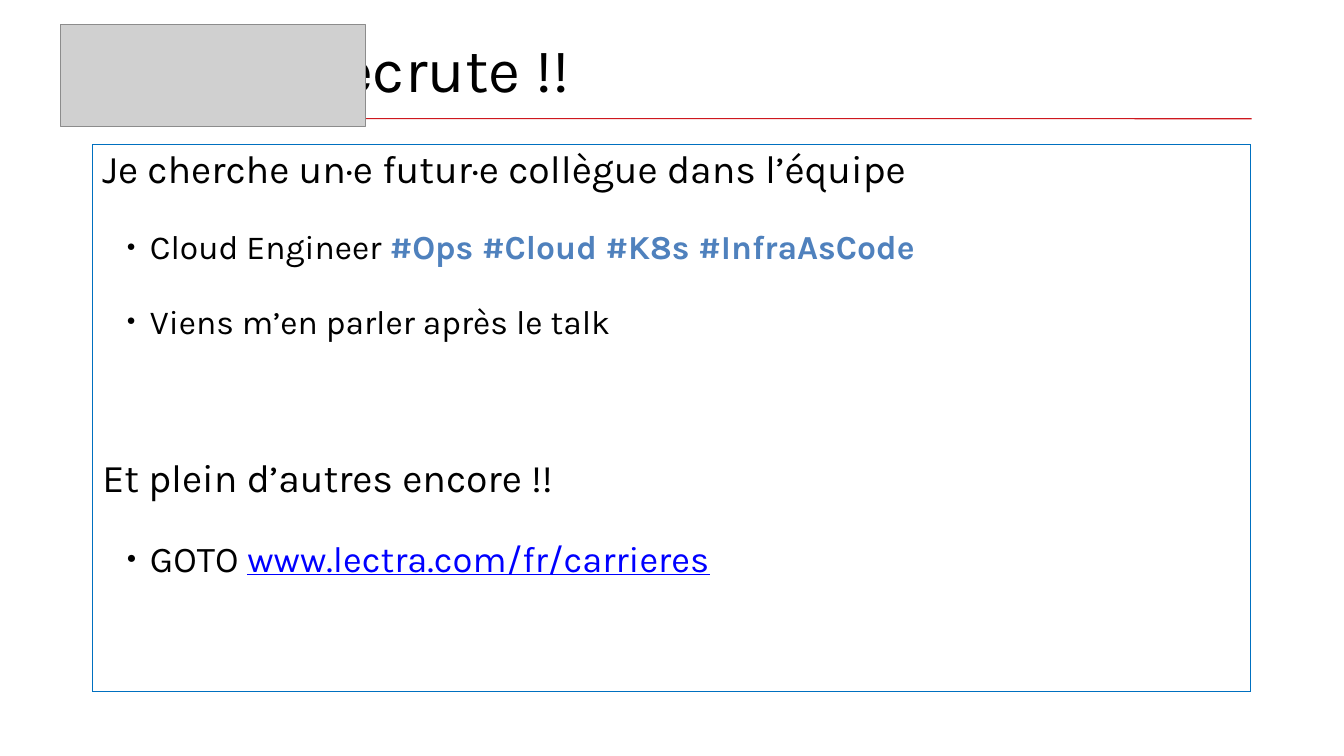
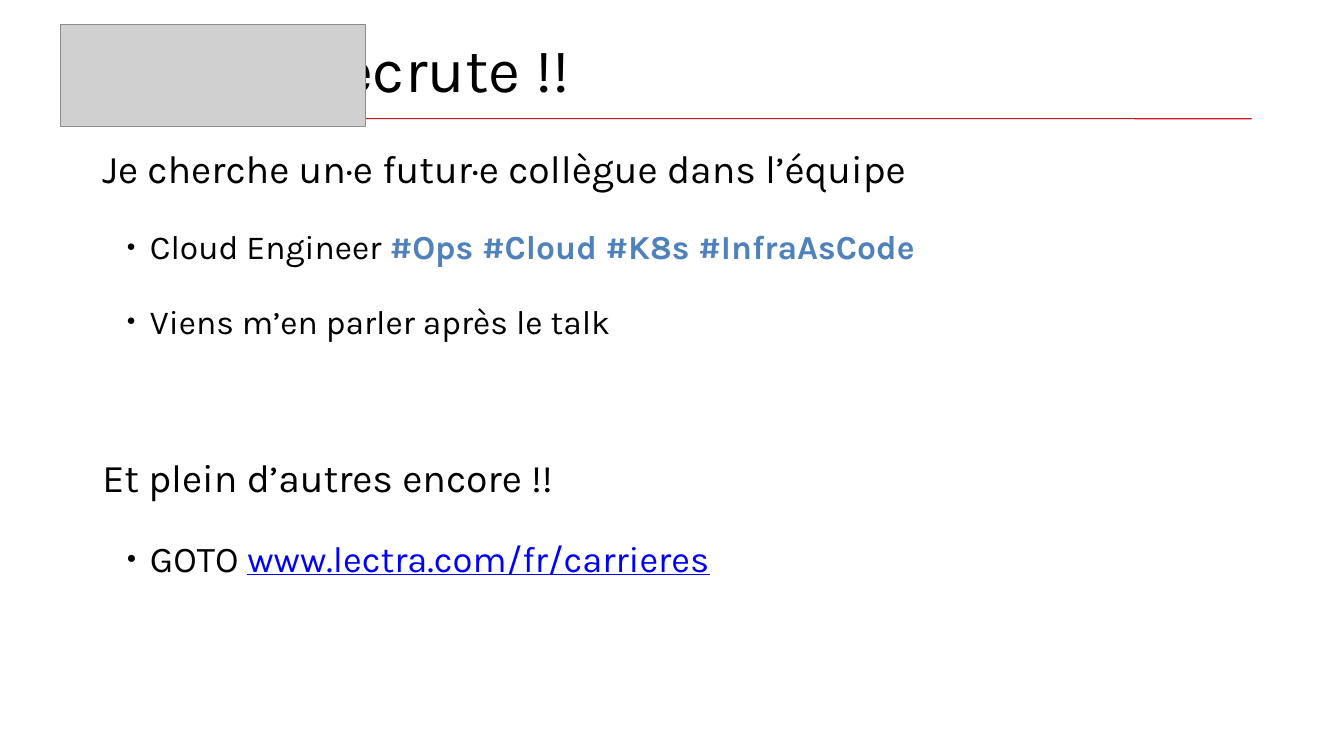
Before and after one commit to zwindler/cncf-meetup-bdx-2019-thanos, a slide deck: slide 6 of binaries/CNCF_meetup6_Thanos.pptx. Drawn at 1344x756 pixels with LibreOffice and Linux fonts; fonts in the diff are those of the drawing; grey boxes stand for pictures. Boxes give left, top, right and bottom in pixels: in the first picture for what was removed or moved away, otherwise in the second. Text is boxed around its words. In the diff, an @@ line names an element or a change of style, - is before the commit and + after.

```diff
--- a/binaries/CNCF_meetup6_Thanos.pptx
+++ b/binaries/CNCF_meetup6_Thanos.pptx
@@ text "Je cherche un·e futur·e collègue ...": place and size @@
-text "Je cherche un·e futur·e collègue ..." at <box>93,144,1250,691</box>
+text "Je cherche un·e futur·e collègue ..." at <box>102,153,915,575</box>
@@ text "Je cherche un·e futur·e collègue ..." at <box>102,153,915,575</box>: outline #0070C0 0.75 pt to none @@
```
Also in this commit, not shown: 1 other file.
